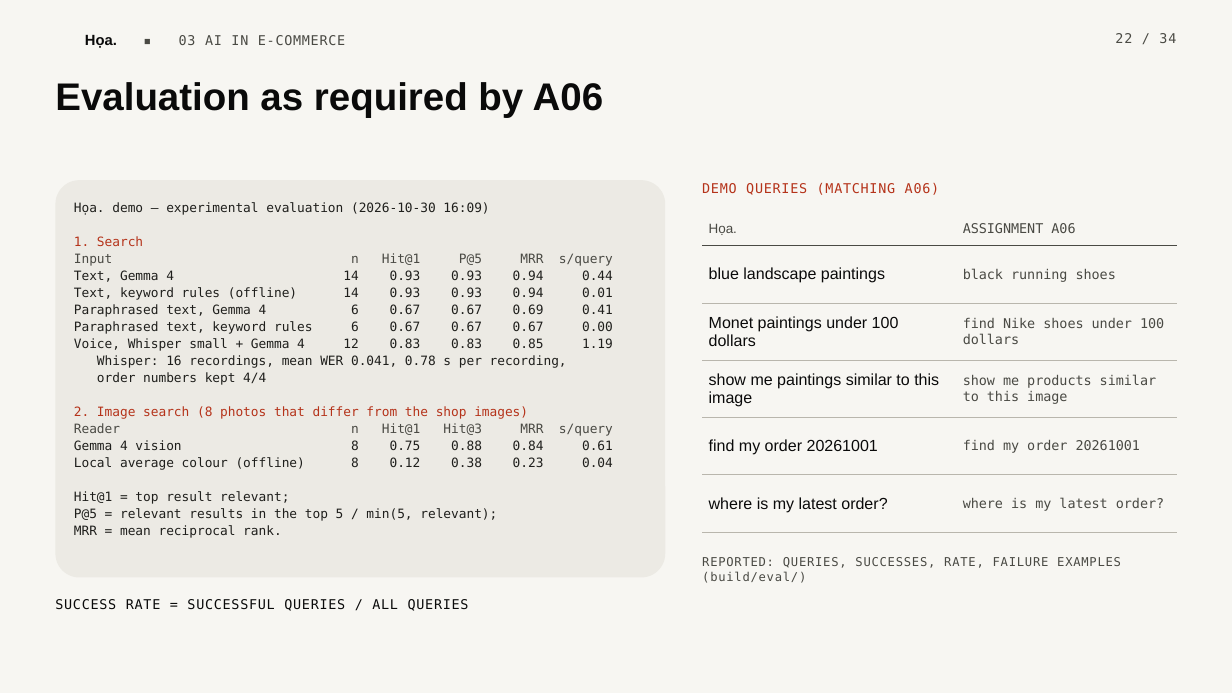
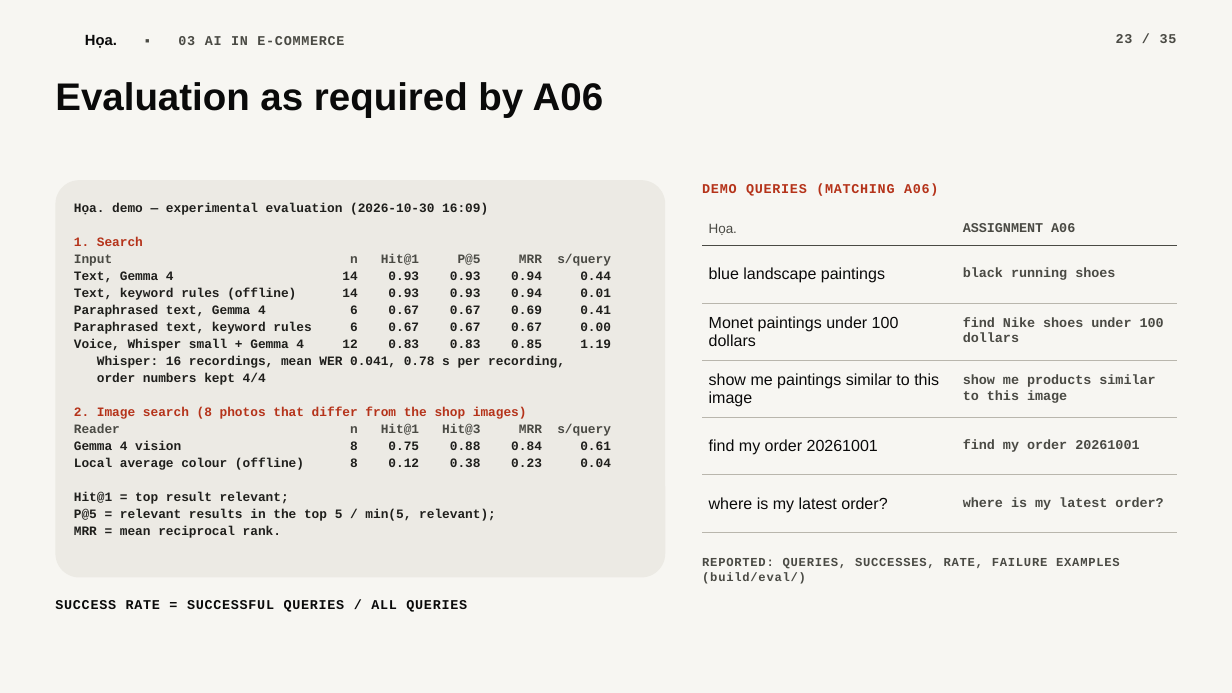
Before and after one commit to scalliontor/Hoa, a slide deck: slide 23 of slides/thuyettrinh_Hoa.pptx (slide 22 before the commit). Drawn at 1232x693 pixels with LibreOffice and Linux fonts; fonts in the diff are those of the drawing; background and template pictures are left out. Boxes give left, top, right and bottom in pixels: in the first picture for what was removed or moved away, otherwise in the second. Text is boxed around its words. In the diff, an @@ line names an element or a change of style, - is before the commit and + after.

```diff
--- a/slides/thuyettrinh_Hoa.pptx
+++ b/slides/thuyettrinh_Hoa.pptx
@@ text "Họa. ▪ 03 AI IN ..." at [85, 35, 344, 48]: font DejaVu Sans Mono to Courier New, bold on in "▪ 03 AI IN E-COMMERCE" @@
@@ text at [1116, 34, 1177, 43]: text changed; font DejaVu Sans Mono to Courier New; bold on @@
-22 / 34
+23 / 35
@@ table at [702, 213, 1177, 532] @@
@@ font DejaVu Sans Mono to Courier New, bold on in "ASSIGNMENT A06", "black running shoes", "find Nike shoes under 100 dollars", "show me products similar to this image" and 2 more places @@
@@ font DejaVu Sans Mono to Courier New, bold on in 4 elements at [74, 203, 611, 538], [55, 600, 467, 612], [702, 183, 938, 196], [702, 558, 1120, 584] @@
```
Also in this commit, not shown: 33 other slides changed, 1 slide added, 9 other files.
